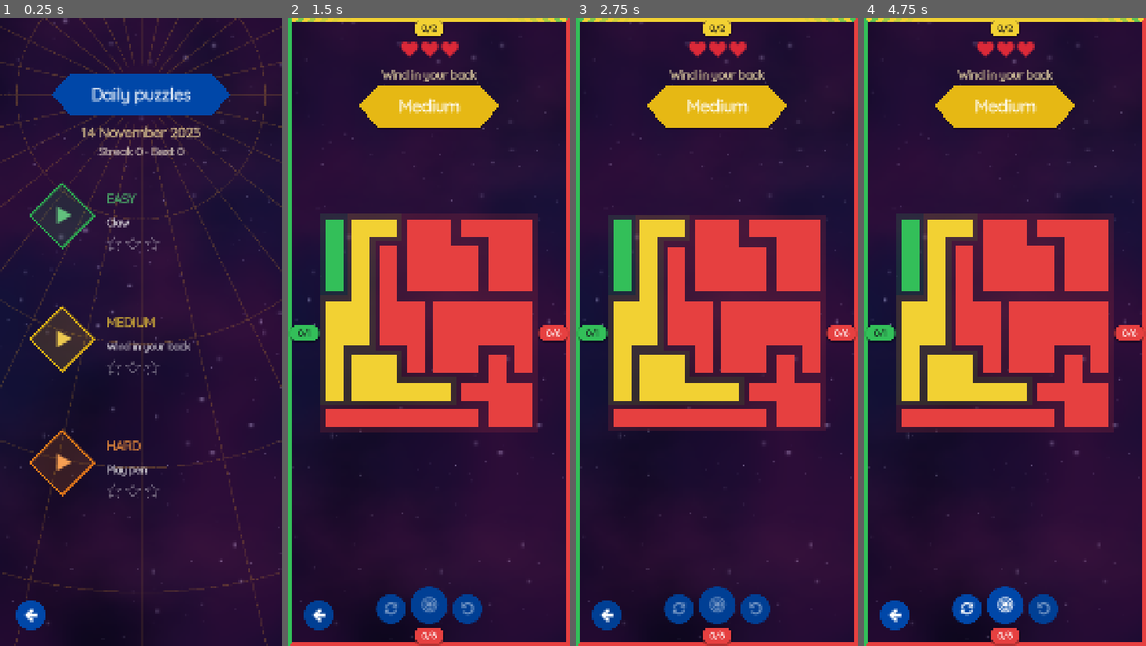
Above: before the commit, frames 1-4 (left to right).
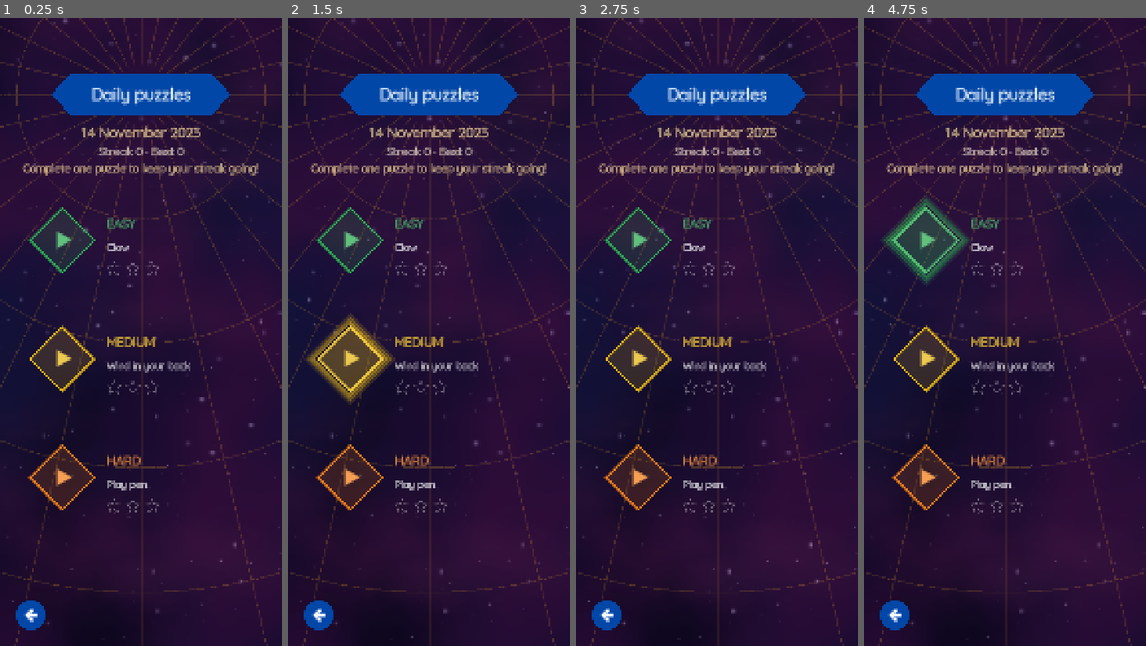
Above: after the commit, the same moments.

Repository: neil-kelsey/kaleido-klear
Game: Godot game, scene res://scenes/ui/daily_puzzles.tscn
The game is run twice, just before and just after one commit, with the same random seed, the same clock (stepped at 60 frames per second) and the same inputs. This scene is started directly instead of the project's main scene.
Inputs (mouse positions are in pixels of both pictures, inside the frame that each line leads up to):
- Up to frame 1 (0.25 s): no input
- Up to frame 2 (1.5 s): tap Enter at 0.5 s; move the mouse to (491, 300) at 0.52 s; tap Z at 0.6 s; click (491, 300) at 0.67 s; drag from (372, 363) to (414, 457) at 1.27 s
- Up to frame 3 (2.75 s): click (677, 608) at 2.02 s
- Up to frame 4 (4.75 s): move the mouse to (1033, 193) at 2.77 s; tap Z at 2.85 s; click (1033, 193) at 2.92 s; click (965, 608) at 3.52 s; drag from (990, 457) to (920, 237) at 4.27 s

The runs differ from the first frame. In frame 1, 7.7% of the frame differs, in the area x 7-92%, y 23-79%; in frame 2, 42%; in frame 3, 42%; in frame 4, 43%, in the area x 0-100%, y 0-100%.
Error before the commit: Cannot call method 'set_input_as_handled' on a null value. (res://scritps/ui/DailyPuzzles.gd:451)

Commit message:
Daily Puzzles: streak hint line under the streak; bump Android to 1.0.38 (39)

Diff:
--- a/scritps/ui/DailyPuzzles.gd
+++ b/scritps/ui/DailyPuzzles.gd
@@ -9,8 +9,8 @@
 const LevelDetailsModalScript := preload("res://scritps/ui/LevelDetailsModal.gd")
 const STRIP_WORLD := Rect2(-420, -180, 840, 2800)
 
-const CARD_SPACING := 250.0
-const CARD_FIRST_SCREEN_Y := 640.0
+const CARD_SPACING := 240.0
+const CARD_FIRST_SCREEN_Y := 720.0
 const LEVEL_DIAMOND_SIZE := 130.0
 const DIAMOND_X := -160.0
 const TEXT_X := -70.0
@@ -39,6 +39,7 @@
 var _day_key := ""
 var _day_check_accum := 0.0
 var _streak_label: Label
+var _hint_label: Label
 var _level_positions: Array[Vector2] = []
 var _theme_color: Color = LevelCatalog.PRIMARY_BLUE
 var _star_chart_tex: Texture2D
@@ -119,6 +120,18 @@
 	_streak_label.add_theme_font_override("font", MAP_FONT)
 	_streak_label.add_theme_font_size_override("font_size", 36)
 	_streak_label.add_theme_color_override("font_color", Color(1.0, 0.95, 0.85, 0.82))
+	_hint_label = Label.new()
+	_hint_label.name = "StreakHintLabel"
+	_hint_label.mouse_filter = Control.MOUSE_FILTER_IGNORE
+	_hint_label.horizontal_alignment = HORIZONTAL_ALIGNMENT_CENTER
+	_hint_label.autowrap_mode = TextServer.AUTOWRAP_WORD_SMART
+	_hint_label.set_anchors_preset(Control.PRESET_TOP_WIDE)
+	_hint_label.offset_left = 60.0
+	_hint_label.offset_right = -60.0
+	date_label.get_parent().add_child(_hint_label)
+	_hint_label.add_theme_font_override("font", MAP_FONT)
+	_hint_label.add_theme_font_size_override("font_size", 34)
+	_hint_label.add_theme_color_override("font_color", GOLD_TITLE)
 
 
 func _process(delta: float) -> void:
@@ -184,6 +197,8 @@
 		_streak_label.text = tr("UI_DAILY_STREAK") % [
 			GameSession.get_display_streak(_day_key), GameSession.daily_streak_best
 		]
+	if _hint_label != null:
+		_hint_label.text = tr("UI_DAILY_STREAK_HINT")
 	_sync_title_to_chart_pole()
 	_sync_secondary_titles()
 
@@ -228,6 +243,10 @@
 	if _streak_label != null:
 		_streak_label.offset_top = top + 66.0
 		_streak_label.offset_bottom = top + 116.0
+	if _hint_label != null:
+		## Two lines of room so it wraps on narrow phones instead of clipping.
+		_hint_label.offset_top = top + 122.0
+		_hint_label.offset_bottom = top + 220.0
 	if empty_label != null:
 		empty_label.visible = empty
 		var empty_y := top + 150.0
Not shown, changed: export_presets.cfg
Not shown, changed: locales/en.po
Not shown, changed: locales/fr.po
Not shown, changed: locales/pirate.po
